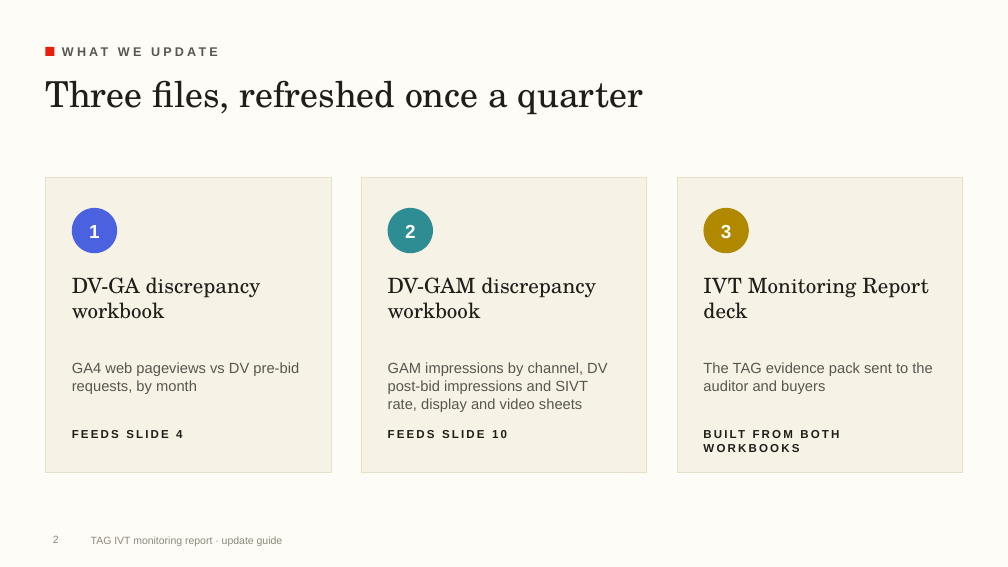
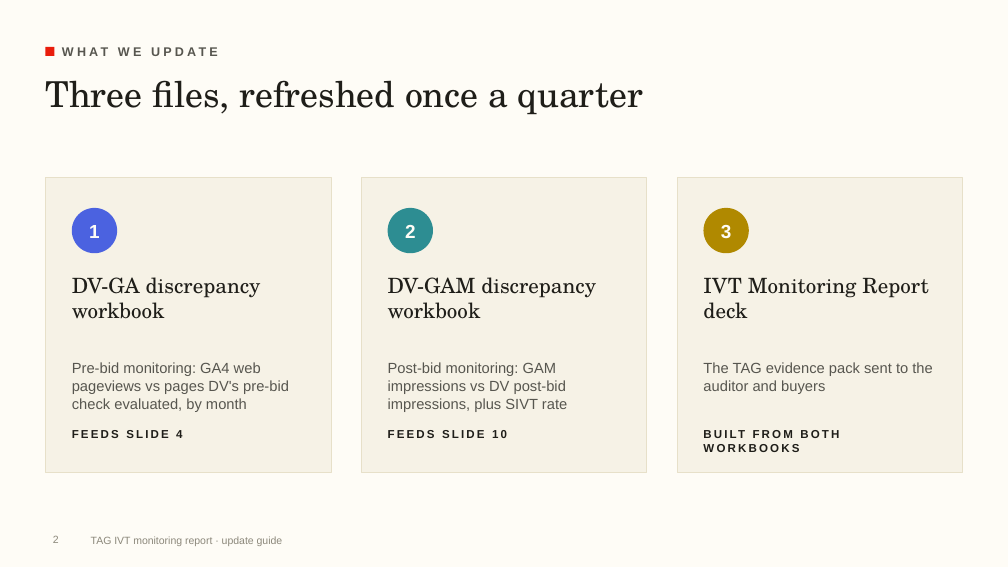
Before and after one commit to rogerhirano-nw/yield-dashboard, a slide deck: slide 2 of docs/TAG_IVT_Report_Update_Guide.pptx. Drawn at 1008x567 pixels with LibreOffice and Linux fonts; fonts in the diff are those of the drawing; background and template pictures are left out. Boxes give left, top, right and bottom in pixels: in the first picture for what was removed or moved away, otherwise in the second. Text is boxed around its words. In the diff, an @@ line names an element or a change of style, - is before the commit and + after.

```diff
--- a/docs/TAG_IVT_Report_Update_Guide.pptx
+++ b/docs/TAG_IVT_Report_Update_Guide.pptx
@@ text at (72,362,289,412): text changed @@
-GA4 web pageviews vs DV pre-bid requests, by month
+Pre-bid monitoring: GA4 web pageviews vs pages DV's pre-bid check evaluated, by month
@@ text at (388,362,567,412): text changed @@
-GAM impressions by channel, DV post-bid impressions and SIVT rate, display and video sheets
+Post-bid monitoring: GAM impressions vs DV post-bid impressions, plus SIVT rate
```
Also in this commit, not shown: 2 other slides changed, 2 other files.
